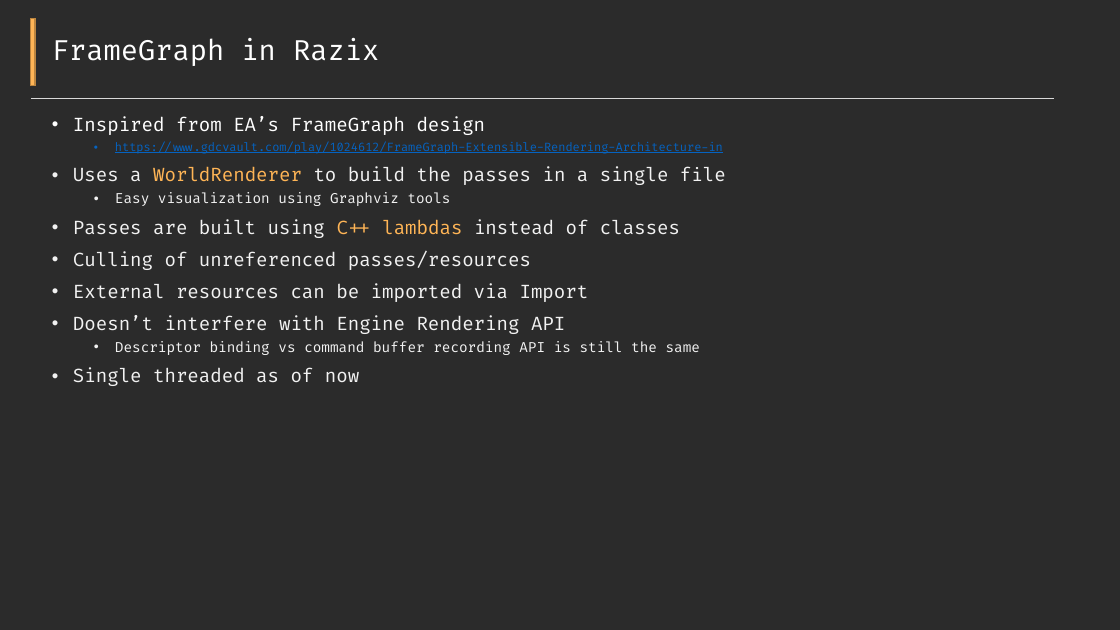
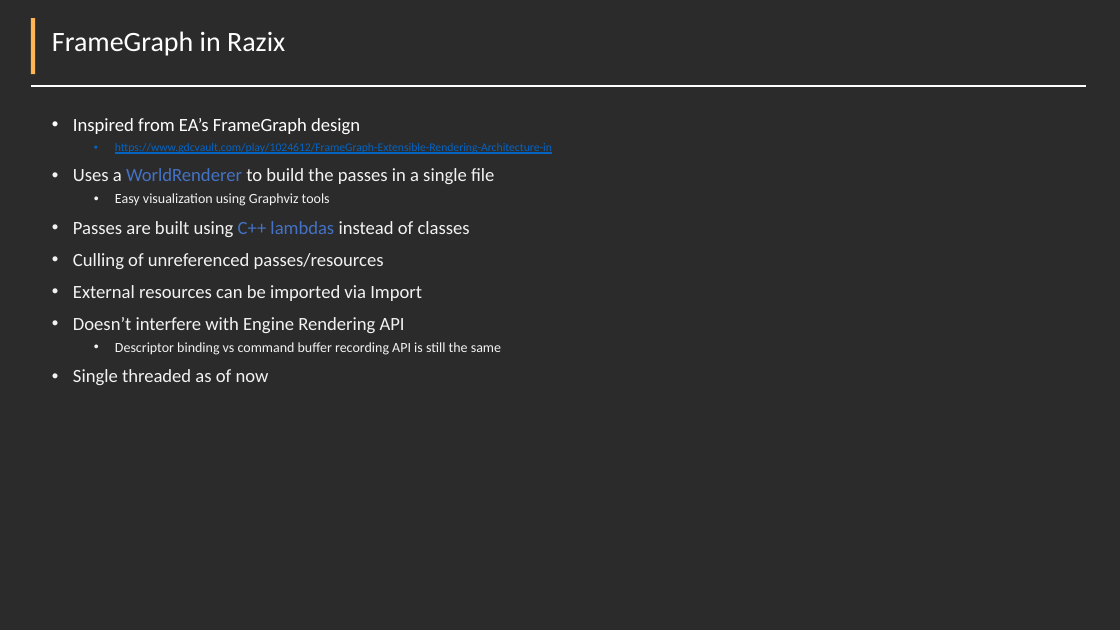
Before and after one commit to Pikachuxxxx/Razix, a slide deck: slide 3 of Docs/Features overview.pptx. Drawn at 1120x630 pixels with LibreOffice and Linux fonts; fonts in the diff are those of the drawing; background and template pictures are left out; a plain dark background stands for a picture behind light text. Boxes give left, top, right and bottom in pixels: in the first picture for what was removed or moved away, otherwise in the second. Text is boxed around its words. In the diff, an @@ line names an element or a change of style, - is before the commit and + after.

```diff
--- a/Docs/Features overview.pptx
+++ b/Docs/Features overview.pptx
@@ rectangle: place and size @@
-rectangle at (31,18,35,86)
+rectangle at (31,18,35,75)
@@ rectangle at (31,18,35,75): outline #BD8640 1 pt to none @@
@@ title "FrameGraph in Razix" at (52,31,285,56): font Fira Code to Calibri @@
@@ line moved from (31, 98) - (1054, 98) to (31, 87) - (1086, 87) @@
@@ line (31, 87) - (1086, 87): stroke #D9D9D9 1.5 pt to #FFFFFF 1.5 pt @@
@@ text "Inspired from EA’s FrameGraph design" at (73,118,552,385): font Fira Code to Calibri; text colour #FFB556 to #4472C4 in "WorldRenderer", "C++ lambdas" @@
```
Also in this commit, not shown: 6 other slides changed, 2 slides added, 5 other files.
